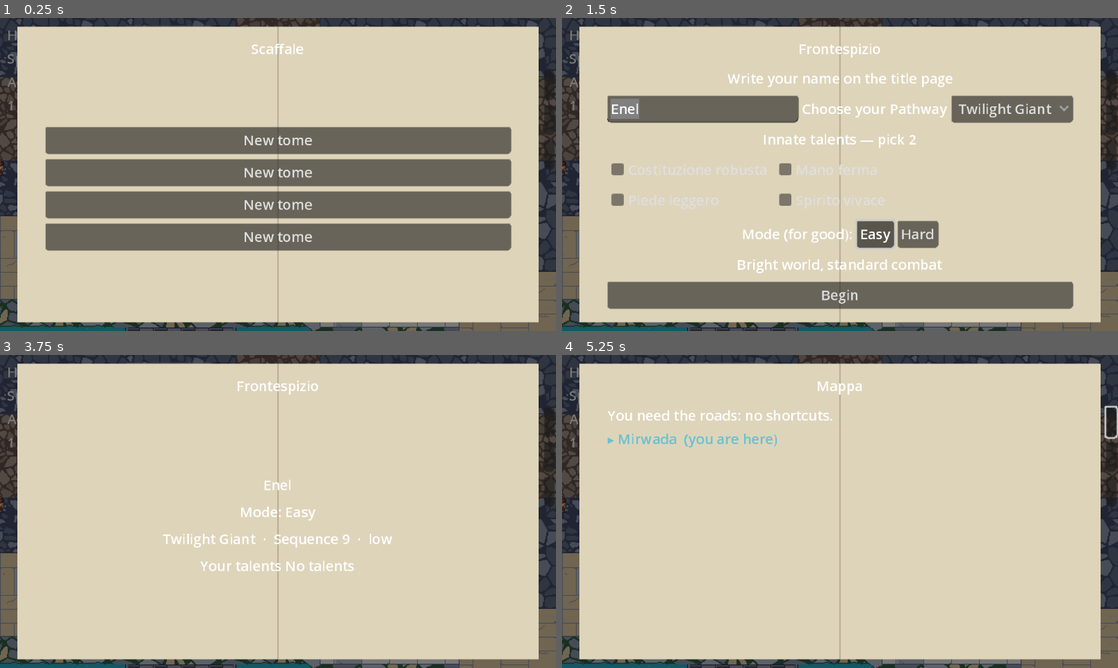
Above: before the commit, frames 1-4 (two rows, left to right).
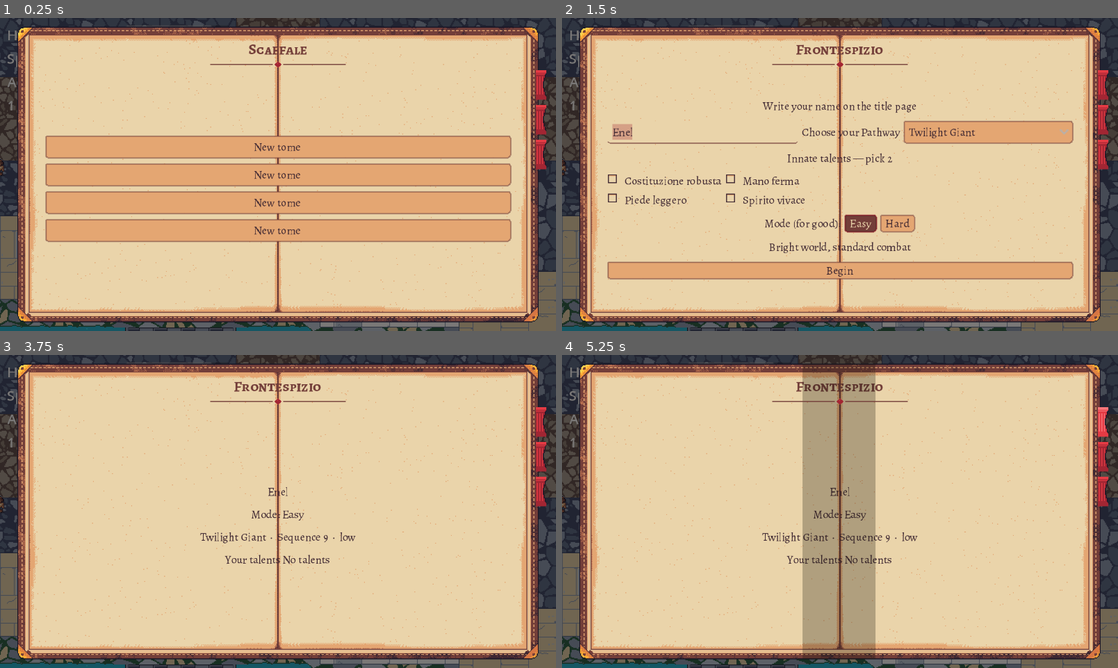
Above: after the commit, the same moments.

Repository: YasserOudabashi/mirwada
Game: Godot game, scene res://scenes/main.tscn
Two runs of this game, one before a commit and one after it. Both use one fixed random seed, a clock stepped at 60 frames per second and the inputs below.
Inputs (mouse positions are in pixels of both pictures, inside the frame that each line leads up to):
- Up to frame 1 (0.25 s): no input
- Up to frame 2 (1.5 s): click "New tome" at 0.5 s; click "Easy" at 1.25 s
- Up to frame 3 (3.75 s): click "Easy" at 2 s; click "Begin" at 2.75 s; tap Enter at 3.5 s; hold D (move_right) from 3.53 s (still down); hold Tab (libro) from 3.53 s (still down)
- Up to frame 4 (5.25 s): release D (move_right) at 4.25 s; release Tab (libro) at 4.25 s; click (1112, 420) at 4.27 s; click (1101, 420) at 5.02 s

The runs differ from the first frame. In frame 1, 46% of the frame differs, in the area x 3-100%, y 2-98%; in frame 2, 40%; in frame 3, 16%; in frame 4, 26%.

Commit message:
US-8B70: il libro ridisegnato (cuoio, pergamena, font Alegreya, inchiostro, segnalibri)
tools/art/build_libro.py genera carta, segnalibri, caselle e filetto in
palette Endesga 32; data/ui/book.json 'tema' tiene immagini, font (OFL) e
colori; book_overlay.gd costruisce dal dato la carta e un Theme per tutte le
pagine. Colori delle pagine resi leggibili sulla carta. Verificato a schermo
su tutte le pagine. 978 test passati.

Co-Authored-By: Claude Opus 5.5 <noreply@anthropic.com>
Claude-Session: https://claude.ai/code/session_014ycMSkFAn8ixUvbSfrqtAR

Diff:
--- a/data/ui/book.json
+++ b/data/ui/book.json
@@ -20,5 +20,27 @@
     { "id": "dialogo",      "tipo": "page_dialogo",          "name_i18n": "ui.page.dialogo",      "ordine": 7, "transitoria": true },
     { "id": "colophon",     "tipo": "impostazioni",          "name_i18n": "ui.page.colophon",     "ordine": 99 }
   ],
-  "segnalibri": ["mappa", "diagramma", "journal"]
+  "segnalibri": ["mappa", "diagramma", "journal"],
+  "tema": {
+    "_comment": "Aspetto del libro (2026-10-25): carta, ornamento, segnalibri e caselle da tools/art/build_libro.py; font Alegreya e Alegreya SC (licenza OFL, assets/ui/font/OFL.txt). Colori: palette Endesga 32. Le dimensioni sono in unita' di gioco (1 unita' = 2 pixel a schermo).",
+    "carta": "res://assets/ui/libro.png",
+    "ornamento": "res://assets/ui/ornamento.png",
+    "segnalibro": "res://assets/ui/segnalibro.png",
+    "segnalibro_su": "res://assets/ui/segnalibro_su.png",
+    "spunta_no": "res://assets/ui/spunta_no.png",
+    "spunta_si": "res://assets/ui/spunta_si.png",
+    "font": "res://assets/ui/font/Alegreya.ttf",
+    "font_titolo": "res://assets/ui/font/AlegreyaSC-Bold.ttf",
+    "dimensione": 13,
+    "dimensione_titolo": 17,
+    "colori": {
+      "inchiostro": "#3e2731",
+      "titolo": "#733e39",
+      "evidenza": "#a22633",
+      "tenue": "#b86f50",
+      "carta": "#ead4aa",
+      "carta_scura": "#e4a672",
+      "sfondo": "#181425"
+    }
+  }
 }
--- a/scripts/book_overlay.gd
+++ b/scripts/book_overlay.gd
@@ -62,6 +62,7 @@
 		var cfg: Dictionary = b.call("libro_config")
 		_volta_durata = maxf(0.05, float(cfg.get("voltata_ms", 350)) / 1000.0)
 		_volta_ridotta_s = maxf(0.02, float(cfg.get("dissolvenza_ridotta_ms", 80)) / 1000.0)
+	_applica_aspetto()
 	_costruisci_segnalibri()
 
 	var gd: Node = get_node_or_null("/root/GameData")
@@ -283,6 +284,177 @@
 	return tr(chiave).format([nome])
 
 
+# --- Aspetto del libro (2026-10-25) -------------------------------------
+# Carta di cuoio e pergamena, titolo col filetto, segnalibri di stoffa e un Theme
+# per tutte le pagine (font Alegreya, inchiostro scuro), dai dati: data/ui/book.json
+# "tema" (immagini da tools/art/build_libro.py). Senza "tema" il libro resta piatto.
+
+var _stili_segnalibro: Dictionary = {}
+
+
+func _applica_aspetto() -> void:
+	var gd: Node = get_node_or_null("/root/GameData")
+	var t: Dictionary = (gd.call("get_ui_book") as Dictionary).get("tema", {}) if gd != null else {}
+	if t.is_empty():
+		return
+	var col: Dictionary = t.get("colori", {})
+	var inchiostro: Color = _colore(col, "inchiostro", Color(0.24, 0.15, 0.19))
+	var titolo: Color = _colore(col, "titolo", Color(0.45, 0.24, 0.22))
+	var evidenza: Color = _colore(col, "evidenza", Color(0.64, 0.15, 0.2))
+	var tenue: Color = _colore(col, "tenue", Color(0.72, 0.44, 0.31))
+	var carta: Color = _colore(col, "carta", Color(0.92, 0.83, 0.67))
+	var carta_scura: Color = _colore(col, "carta_scura", Color(0.89, 0.65, 0.45))
+
+	# la carta disegnata al posto del rettangolo piatto; la piega e' nel disegno
+	var foglio := TextureRect.new()
+	foglio.name = "Carta"
+	foglio.texture = _texture_ui(str(t.get("carta", "")))
+	foglio.set_anchors_preset(Control.PRESET_FULL_RECT)
+	foglio.stretch_mode = TextureRect.STRETCH_SCALE
+	foglio.texture_filter = CanvasItem.TEXTURE_FILTER_NEAREST
+	foglio.mouse_filter = Control.MOUSE_FILTER_IGNORE
+	_pagina.add_child(foglio)
+	_pagina.move_child(foglio, 0)
+	_pagina.color = Color(0, 0, 0, 0)
+	($Pagina/Piega as CanvasItem).visible = false
+
+	var font: Font = _font_ui(str(t.get("font", "")))
+	var font_titolo: Font = _font_ui(str(t.get("font_titolo", "")))
+	if font_titolo != null:
+		_titolo.add_theme_font_override("font", font_titolo)
+	_titolo.add_theme_font_size_override("font_size", int(t.get("dimensione_titolo", 17)))
+	_titolo.add_theme_color_override("font_color", titolo)
+	var orn := TextureRect.new()
+	orn.name = "Ornamento"
+	orn.texture = _texture_ui(str(t.get("ornamento", "")))
+	orn.texture_filter = CanvasItem.TEXTURE_FILTER_NEAREST
+	orn.mouse_filter = Control.MOUSE_FILTER_IGNORE
+	orn.anchor_left = 0.5
+	orn.anchor_right = 0.5
+	if orn.texture != null:
+		orn.offset_left = -orn.texture.get_width() / 2.0
+		orn.offset_right = orn.texture.get_width() / 2.0
+	orn.offset_top = 40.0
+	orn.offset_bottom = 47.0
+	_pagina.add_child(orn)
+
+	var th := Theme.new()
+	if font != null:
+		th.default_font = font
+	th.default_font_size = int(t.get("dimensione", 12))
+	for tipo in ["Label", "Button", "CheckBox", "CheckButton", "OptionButton", "LineEdit", "PopupMenu",
+			"ItemList", "TabBar", "LinkButton", "MenuButton", "TooltipLabel"]:
+		th.set_color("font_color", tipo, inchiostro)
+	th.set_color("default_color", "RichTextLabel", inchiostro)
+	for tipo in ["Button", "OptionButton", "MenuButton"]:
+		th.set_stylebox("normal", tipo, _riquadro(carta_scura, Color(titolo, 0.8)))
+		th.set_stylebox("hover", tipo, _riquadro(carta_scura, evidenza))
+		th.set_stylebox("pressed", tipo, _riquadro(titolo, titolo))
+		th.set_stylebox("disabled", tipo, _riquadro(Color(carta_scura, 0.2), Color(tenue, 0.6)))
+		th.set_stylebox("focus", tipo, _riquadro(Color(0, 0, 0, 0), evidenza))
+		th.set_color("font_hover_color", tipo, evidenza)
+		th.set_color("font_focus_color", tipo, inchiostro)
+		th.set_color("font_pressed_color", tipo, carta)
+		th.set_color("font_hover_pressed_color", tipo, carta)
+		th.set_color("font_disabled_color", tipo, Color(tenue, 0.8))
+	var vuoto := StyleBoxEmpty.new()
+	for tipo in ["CheckBox", "CheckButton"]:
+		th.set_stylebox("normal", tipo, vuoto)
+		th.set_stylebox("pressed", tipo, vuoto)
+		th.set_stylebox("hover", tipo, _riquadro(Color(carta_scura, 0.35), Color(0, 0, 0, 0)))
+		th.set_stylebox("hover_pressed", tipo, _riquadro(Color(carta_scura, 0.35), Color(0, 0, 0, 0)))
+		th.set_stylebox("focus", tipo, vuoto)
+		th.set_color("font_hover_color", tipo, evidenza)
+		th.set_color("font_pressed_color", tipo, inchiostro)
+		th.set_color("font_hover_pressed_color", tipo, evidenza)
+		th.set_color("font_focus_color", tipo, inchiostro)
+		th.set_color("font_disabled_color", tipo, Color(tenue, 0.8))
+	var spunta_no: Texture2D = _texture_ui(str(t.get("spunta_no", "")))
+	var spunta_si: Texture2D = _texture_ui(str(t.get("spunta_si", "")))
+	if spunta_no != null and spunta_si != null:
+		th.set_icon("unchecked", "CheckBox", spunta_no)
+		th.set_icon("checked", "CheckBox", spunta_si)
+		th.set_icon("unchecked_disabled", "CheckBox", spunta_no)
+		th.set_icon("checked_disabled", "CheckBox", spunta_si)
+		th.set_icon("radio_unchecked", "CheckBox", spunta_no)
+		th.set_icon("radio_checked", "CheckBox", spunta_si)
+	var campo := _riquadro(carta, titolo)
+	campo.border_width_top = 0
+	campo.border_width_left = 0
+	campo.border_width_right = 0
+	th.set_stylebox("normal", "LineEdit", campo)
+	var campo_attivo: StyleBoxFlat = campo.duplicate()
+	campo_attivo.border_color = evidenza
+	th.set_stylebox("focus", "LineEdit", campo_attivo)
+	th.set_color("caret_color", "LineEdit", inchiostro)
+	th.set_color("selection_color", "LineEdit", Color(evidenza, 0.3))
+	th.set_color("font_selected_color", "LineEdit", inchiostro)
+	var pista := _riquadro(Color(tenue, 0.45), Color(0, 0, 0, 0))
+	pista.content_margin_top = 2
+	pista.content_margin_bottom = 2
+	th.set_stylebox("slider", "HSlider", pista)
+	th.set_stylebox("grabber_area", "HSlider", _riquadro(titolo, titolo))
+	th.set_stylebox("grabber_area_highlight", "HSlider", _riquadro(evidenza, evidenza))
+	th.set_stylebox("scroll", "VScrollBar", _riquadro(Color(carta_scura, 0.35), Color(0, 0, 0, 0)))
+	th.set_stylebox("grabber", "VScrollBar", _riquadro(Color(titolo, 0.7), Color(0, 0, 0, 0)))
+	th.set_stylebox("grabber_highlight", "VScrollBar", _riquadro(evidenza, Color(0, 0, 0, 0)))
+	th.set_stylebox("grabber_pressed", "VScrollBar", _riquadro(evidenza, Color(0, 0, 0, 0)))
+	th.set_stylebox("panel", "PopupMenu", _riquadro(carta, titolo))
+	th.set_stylebox("hover", "PopupMenu", _riquadro(titolo, titolo))
+	th.set_color("font_hover_color", "PopupMenu", carta)
+	th.set_stylebox("panel", "TooltipPanel", _riquadro(carta, titolo))
+	_pagina.theme = th
+	_segnalibri.theme = th
+
+	# segnalibri: nastri di stoffa che escono dal bordo destro della copertina
+	var nastro: Texture2D = _texture_ui(str(t.get("segnalibro", "")))
+	var nastro_su: Texture2D = _texture_ui(str(t.get("segnalibro_su", "")))
+	if nastro != null:
+		var n := StyleBoxTexture.new()
+		n.texture = nastro
+		var su := StyleBoxTexture.new()
+		su.texture = nastro_su if nastro_su != null else nastro
+		_stili_segnalibro = {"normal": n, "hover": su, "pressed": su, "hover_pressed": su, "focus": StyleBoxEmpty.new()}
+		_segnalibri.offset_left = -23.0
+		_segnalibri.offset_right = -11.0
+
+
+func _riquadro(fondo: Color, bordo: Color) -> StyleBoxFlat:
+	var sb := StyleBoxFlat.new()
+	sb.bg_color = fondo
+	sb.border_color = bordo
+	sb.set_border_width_all(1 if bordo.a > 0.0 else 0)
+	sb.set_corner_radius_all(2)
+	sb.content_margin_left = 6
+	sb.content_margin_right = 6
+	sb.content_margin_top = 1
+	sb.content_margin_bottom = 1
+	return sb
+
+
+func _colore(col: Dictionary, k: String, fallback: Color) -> Color:
+	return Color(str(col[k])) if col.has(k) else fallback
+
+
+## Le immagini dell'interfaccia: dalla risorsa importata, o dal disco (headless senza import).
+func _texture_ui(path: String) -> Texture2D:
+	if path.is_empty():
+		return null
+	if ResourceLoader.exists(path):
+		return load(path)
+	var img := Image.load_from_file(ProjectSettings.globalize_path(path))
+	return ImageTexture.create_from_image(img) if img != null else null
+
+
+func _font_ui(path: String) -> Font:
+	if path.is_empty():
+		return null
+	if ResourceLoader.exists(path):
+		return load(path)
+	var f := FontFile.new()
+	return f if f.load_dynamic_font(ProjectSettings.globalize_path(path)) == OK else null
+
+
 func _costruisci_segnalibri() -> void:
 	for c in _segnalibri.get_children():
 		c.queue_free()
@@ -295,6 +467,8 @@
 		var p: Dictionary = b.call("pagina", id)
 		var r := Button.new()
 		r.custom_minimum_size = Vector2(12, 34)
+		for k in _stili_segnalibro:
+			r.add_theme_stylebox_override(k, _stili_segnalibro[k])
 		var nome: String = str(p.get("name_i18n", id))
 		r.tooltip_text = str(gd.call("tr_data", nome)) if gd != null else str(id)
 		r.pressed.connect(func() -> void:
--- a/scripts/pages/page_diagramma_pathway.gd
+++ b/scripts/pages/page_diagramma_pathway.gd
@@ -23,10 +23,10 @@
 ## La Sequenza corrente e' evidenziata e le sue abilita' sono elencate sotto.
 ## Nessun nome di Pathway/Sequenza hardcoded: solo id e chiavi i18n.
 
-const C_NOTO := Color(0.74, 0.67, 0.5)
-const C_IGNOTO := Color(0.22, 0.2, 0.17)
-const C_CORRENTE := Color(0.4, 0.76, 0.82)
-const C_PROSSIMA := Color(0.5, 0.42, 0.3)
+const C_NOTO := Color("#b86f50")          # colori della carta (palette Endesga 32)
+const C_IGNOTO := Color("#e4a672")
+const C_CORRENTE := Color("#a22633")
+const C_PROSSIMA := Color("#733e39")
 
 var _stati: Dictionary = {}   # "pid:n" -> "noto" | "ignoto" | "corrente" | "prossima"
 var _abilita: Array = []
@@ -152,7 +152,7 @@
 			str(gd.call("tr_data", altro.get("name_i18n", pid))),
 			tr("BOOK_DIAGRAMMA_FUSIONE_SCRITTO") if scritto else tr("BOOK_DIAGRAMMA_FUSIONE_STUB")]
 		if not scritto:
-			l.modulate = C_IGNOTO.lightened(0.5)  # fog of war, come le celle ignote
+			l.modulate = Color(1, 1, 1, 0.4)  # fog of war: inchiostro sbiadito, come le celle ignote
 		h.add_child(l)
 		if puo:
 			var b := Button.new()
--- a/scripts/pages/page_dialogo.gd
+++ b/scripts/pages/page_dialogo.gd
@@ -6,7 +6,7 @@
 ##
 ## Si ridisegna a ogni nodo_cambiato. Nessun testo hardcoded: GameData.tr_data.
 
-const C_SPEAKER := Color(0.45, 0.78, 0.82)
+const C_SPEAKER := Color("#a22633")       # rosso d'inchiostro sulla carta (prima ciano)
 
 ## US-811: npc_id del venditore mentre la pagina e' in modalita' negozio
 ## ("" = dialogo normale). Apribile da DialogueEngine.apri_vendita (una
--- a/scripts/pages/page_inventario.gd
+++ b/scripts/pages/page_inventario.gd
@@ -140,10 +140,10 @@
 ## gia' in uso altrove nella pagina, es. il modulate delle righe offuscate),
 ## nessun asset nuovo. 'comune' e' bianco, il colore di testo neutro.
 const _COLORE_RARITA := {
-	"comune": Color.WHITE,
-	"non_comune": Color(0.30, 0.75, 0.35),
-	"raro": Color(0.30, 0.55, 0.90),
-	"leggendario": Color(0.90, 0.65, 0.15),
+	"comune": Color("#3e2731"),            # inchiostro del libro (data/ui/book.json tema.colori)
+	"non_comune": Color("#3e8948"),        # leggibili sulla carta (palette Endesga 32)
+	"raro": Color("#124e89"),
+	"leggendario": Color("#be4a2f"),
 }
 
 func _colore_rarita(rarita: String) -> Color:
--- a/scripts/pages/page_mappa.gd
+++ b/scripts/pages/page_mappa.gd
@@ -13,7 +13,7 @@
 
 const AreaGate := preload("res://scripts/area_gate.gd")
 
-const C_CORRENTE := Color(0.4, 0.76, 0.82)
+const C_CORRENTE := Color("#124e89")      # inchiostro blu sulla carta (prima ciano)
 
 
 func aggiorna() -> void:
--- /dev/null
+++ b/tests/test_libro_aspetto.gd
@@ -0,0 +1,33 @@
+extends "res://tests/test_case.gd"
+## 2026-10-25 — aspetto del libro dai dati (data/ui/book.json "tema", immagini da
+## tools/art/build_libro.py): carta disegnata, font del libro, inchiostro, segnalibri di stoffa.
+
+const OverlayScene := preload("res://scenes/book_overlay.tscn")
+
+
+func _tema() -> Dictionary:
+	return (Engine.get_main_loop().root.get_node("GameData").call("get_ui_book") as Dictionary).get("tema", {})
+
+
+func test_il_tema_del_libro_e_nei_dati_e_i_file_esistono() -> void:
+	var t: Dictionary = _tema()
+	assert_false(t.is_empty(), "book.json ha il tema del libro")
+	for k in ["carta", "ornamento", "segnalibro", "spunta_no", "spunta_si", "font", "font_titolo"]:
+		assert_true(FileAccess.file_exists(str(t.get(k, ""))), "tema.%s esiste" % k)
+
+
+func test_la_pagina_usa_carta_font_e_inchiostro_dei_dati() -> void:
+	var ov: CanvasLayer = OverlayScene.instantiate()
+	Engine.get_main_loop().root.add_child(ov)
+	var pagina: Control = ov.get_node("Pagina")
+	var carta: TextureRect = pagina.get_node_or_null("Carta")
+	assert_true(carta != null and carta.texture != null, "la carta disegnata sta sotto la pagina")
+	assert_eq(carta.get_index(), 0, "la carta e' il primo figlio: tutto il resto ci sta sopra")
+	assert_false((pagina.get_node("Piega") as CanvasItem).visible, "la piega piatta lascia il posto a quella disegnata")
+	assert_true(pagina.theme != null and pagina.theme.default_font != null, "le pagine hanno il font del libro")
+	var inchiostro := Color(str(_tema()["colori"]["inchiostro"]))
+	assert_eq(pagina.theme.get_color("font_color", "Label"), inchiostro, "testo color inchiostro")
+	assert_true(pagina.get_node_or_null("Ornamento") != null, "il filetto sotto il titolo")
+	for r in ov.get_node("Segnalibri").get_children():
+		assert_true((r as Control).has_theme_stylebox_override("normal"), "i segnalibri sono nastri di stoffa")
+	ov.free()
Binary file added: arte/revisione/libro_pagine.png
Binary file added: arte/revisione/libro_prima_dopo.png
Binary file added: assets/ui/font/Alegreya.ttf
Binary file added: assets/ui/font/AlegreyaSC-Bold.ttf
Not shown, added: assets/ui/font/OFL.txt
Binary file added: assets/ui/libro.png
Binary file added: assets/ui/ornamento.png
Binary file added: assets/ui/segnalibro.png
Binary file added: assets/ui/segnalibro_su.png
Binary file added: assets/ui/spunta_no.png
Binary file added: assets/ui/spunta_si.png
Not shown, changed: progress.txt
(and 2 more such lines)
